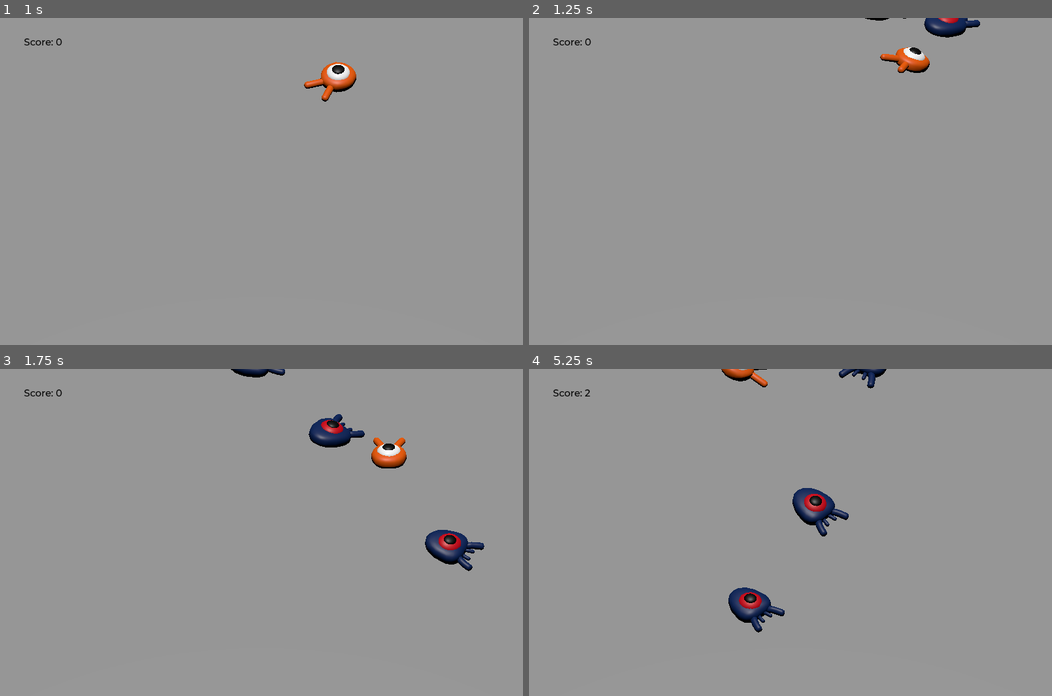
Above: before the commit, frames 1-4 (two rows, left to right).
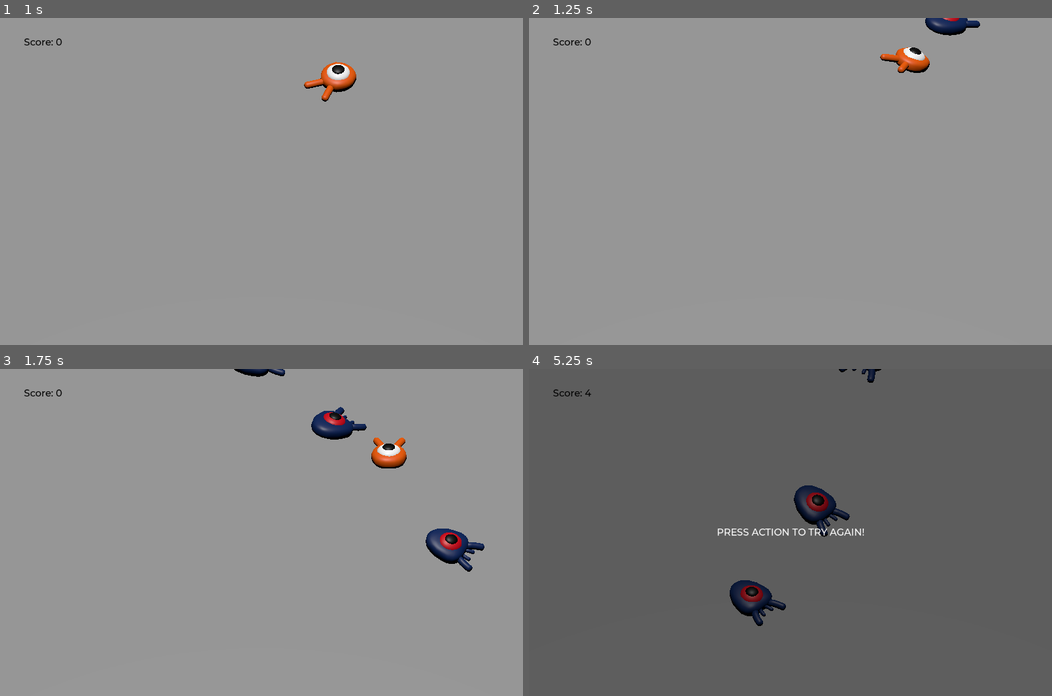
Above: after the commit, the same moments.

Repository: viniciusagvaz/my-first-3d-game
Game: Godot game, scene res://main.tscn
Two runs of this game, one before a commit and one after it. Both use one fixed random seed, a clock stepped at 60 frames per second and the inputs below.
Inputs:
- Up to frame 1 (1 s): hold Right (move_right) from 0.53 s (still down); hold Up (move_foward) from 0.53 s (still down); tap Space (jump) at 0.77 s
- Up to frame 2 (1.25 s): keep holding Right (move_right); keep holding Up (move_foward)
- Up to frame 3 (1.75 s): release Right (move_right) at 1.28 s; release Up (move_foward) at 1.28 s; hold Down (move_back) from 1.28 s (still down); tap Up (move_foward) at 1.35 s; tap Space (jump) at 1.52 s
- Up to frame 4 (5.25 s): release Down (move_back) at 2.03 s; hold Up (move_foward) 2.03-2.78 s; hold Right (move_right) 2.03-3.53 s; tap Up (move_foward) at 2.85, 4.35 s; tap Space (jump) at 3.02, 3.77, 4.52 s; hold Up (move_foward) 3.53-4.28 s; hold Left (move_left) 3.53-5.03 s; hold Down (move_back) from 5.03 s (still down); hold Up (move_foward) from 5.03 s (still down)

Frame 1 is identical in both runs. In frame 2, 0.2% of the frame differs, in the area x 64-87%, y 0-6%; in frame 3, 1.1%; in frame 4, 100%, in the area x 0-100%, y 0-100%.

Commit message:
<update>[animation] mob animation implemented

Diff:
--- a/mob.gd
+++ b/mob.gd
@@ -27,6 +27,7 @@
 	# We then rotate the velocity vector based on the mob's Y rotation
 	# in order to move in the direction the mob is looking.
 	velocity = velocity.rotated(Vector3.UP, rotation.y)
+	$AnimationPlayer.speed_scale = random_speed / min_speed
 
 func _on_visible_on_screen_notifier_3d_screen_exited():
 	queue_free()
--- a/mob.tscn
+++ b/mob.tscn
@@ -1,10 +1,43 @@
-[gd_scene load_steps=4 format=3 uid="uid://dfohl10y0bh45"]
+[gd_scene load_steps=6 format=3 uid="uid://dfohl10y0bh45"]
 
 [ext_resource type="Script" path="res://mob.gd" id="1_3aysv"]
 [ext_resource type="PackedScene" uid="uid://byp635pbxrm3t" path="res://art/mob.glb" id="1_5nite"]
 
 [sub_resource type="BoxShape3D" id="BoxShape3D_cmwjv"]
-size = Vector3(1.48904, 2.04329, 2.58427)
+size = Vector3(1.48904, 1.03735, 2.58427)
+
+[sub_resource type="Animation" id="Animation_ofp71"]
+resource_name = "float"
+loop_mode = 1
+tracks/0/type = "value"
+tracks/0/imported = false
+tracks/0/enabled = true
+tracks/0/path = NodePath("Pivot/Character:position")
+tracks/0/interp = 1
+tracks/0/loop_wrap = true
+tracks/0/keys = {
+"times": PackedFloat32Array(0.2, 0.7, 1.2),
+"transitions": PackedFloat32Array(0.420448, 0.435275, 2.07053),
+"update": 0,
+"values": [Vector3(0, 0, 0), Vector3(0, 0.65, 0), Vector3(0, 0.35, 0)]
+}
+tracks/1/type = "value"
+tracks/1/imported = false
+tracks/1/enabled = true
+tracks/1/path = NodePath("Pivot/Character:rotation")
+tracks/1/interp = 1
+tracks/1/loop_wrap = true
+tracks/1/keys = {
+"times": PackedFloat32Array(0.1, 0.478325, 1.2),
+"transitions": PackedFloat32Array(0.420448, 0.435275, 2.07053),
+"update": 0,
+"values": [Vector3(0, 0, 0), Vector3(0.139626, 0, 0), Vector3(-0.15708, 0, 0)]
+}
+
+[sub_resource type="AnimationLibrary" id="AnimationLibrary_mcxww"]
+_data = {
+"float": SubResource("Animation_ofp71")
+}
 
 [node name="Mob" type="CharacterBody3D" groups=["mob"]]
 collision_layer = 10
@@ -14,13 +47,20 @@
 [node name="Pivot" type="Node3D" parent="."]
 
 [node name="Character" parent="Pivot" instance=ExtResource("1_5nite")]
+transform = Transform3D(1, 0, 0, 0, 0.998872, -0.0474895, 0, 0.0474895, 0.998872, 0, 0.617136, 0)
 
 [node name="CollisionShape3D" type="CollisionShape3D" parent="."]
-transform = Transform3D(1, 0, 0, 0, 1, 0, 0, 0, 1, -0.0355567, 0.228464, 0.118468)
+transform = Transform3D(1, 0, 0, 0, 1, 0, 0, 0, 1, -0.0615577, 0.740023, 0.0148913)
 shape = SubResource("BoxShape3D_cmwjv")
 
 [node name="VisibleOnScreenNotifier3D" type="VisibleOnScreenEnabler3D" parent="."]
 transform = Transform3D(1, 0, 0, 0, 1, 0, 0, 0, 1, -0.0192097, 0.18147, 0.269485)
 aabb = AABB(-1.20529, -0.841684, -1.72909, 2.41058, 1.68337, 3.45817)
 
+[node name="AnimationPlayer" type="AnimationPlayer" parent="."]
+autoplay = "float"
+libraries = {
+"": SubResource("AnimationLibrary_mcxww")
+}
+
 [connection signal="screen_exited" from="VisibleOnScreenNotifier3D" to="." method="_on_visible_on_screen_notifier_3d_screen_exited"]
--- a/player.tscn
+++ b/player.tscn
@@ -66,10 +66,40 @@
 "values": [Vector3(0, 0, 0)]
 }
 
+[sub_resource type="Animation" id="Animation_hqt4e"]
+resource_name = "float_2"
+length = 1.2
+loop_mode = 1
+tracks/0/type = "value"
+tracks/0/imported = false
+tracks/0/enabled = true
+tracks/0/path = NodePath("Pivot/Character:position")
+tracks/0/interp = 1
+tracks/0/loop_wrap = true
+tracks/0/keys = {
+"times": PackedFloat32Array(0.2, 0.7, 1.2),
+"transitions": PackedFloat32Array(0.420448, 0.435275, 2.07053),
+"update": 0,
+"values": [Vector3(0, 0, 0), Vector3(0, 0.65, 0), Vector3(0, 0.35, 0)]
+}
+tracks/1/type = "value"
+tracks/1/imported = false
+tracks/1/enabled = true
+tracks/1/path = NodePath("Pivot/Character:rotation")
+tracks/1/interp = 1
+tracks/1/loop_wrap = true
+tracks/1/keys = {
+"times": PackedFloat32Array(0.1, 0.478325, 1.2),
+"transitions": PackedFloat32Array(0.420448, 0.435275, 2.07053),
+"update": 0,
+"values": [Vector3(0, 0, 0), Vector3(0.139626, 0, 0), Vector3(-0.15708, 0, 0)]
+}
+
 [sub_resource type="AnimationLibrary" id="AnimationLibrary_yldyx"]
 _data = {
 "RESET": SubResource("Animation_4elee"),
-"float": SubResource("Animation_k0h6t")
+"float": SubResource("Animation_k0h6t"),
+"float_2": SubResource("Animation_hqt4e")
 }
 
 [node name="Player" type="CharacterBody3D"]
Not shown: 1 places in player.tscn that only renumber resources
